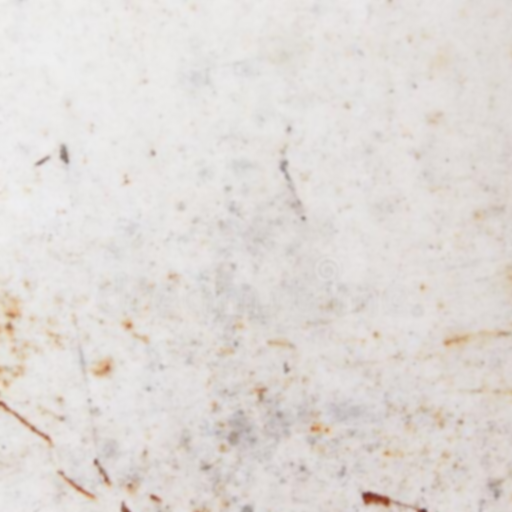
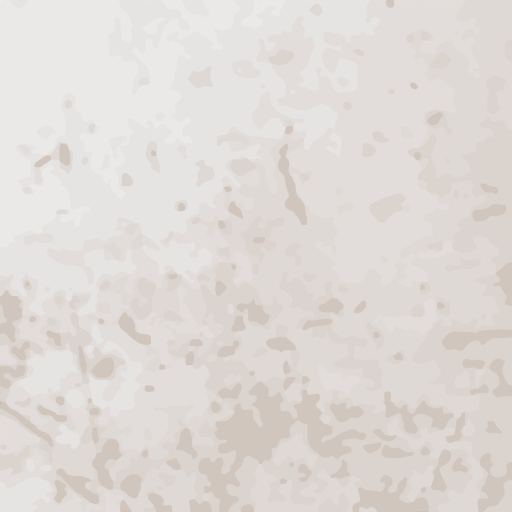
Two versions of the same layered image (512 × 512). Layer-by-layer changes:
renamed "Livello 1" to "Livello 2", moved it above "Livello 1 copia", painted on it over (0, 0, 512, 512)
